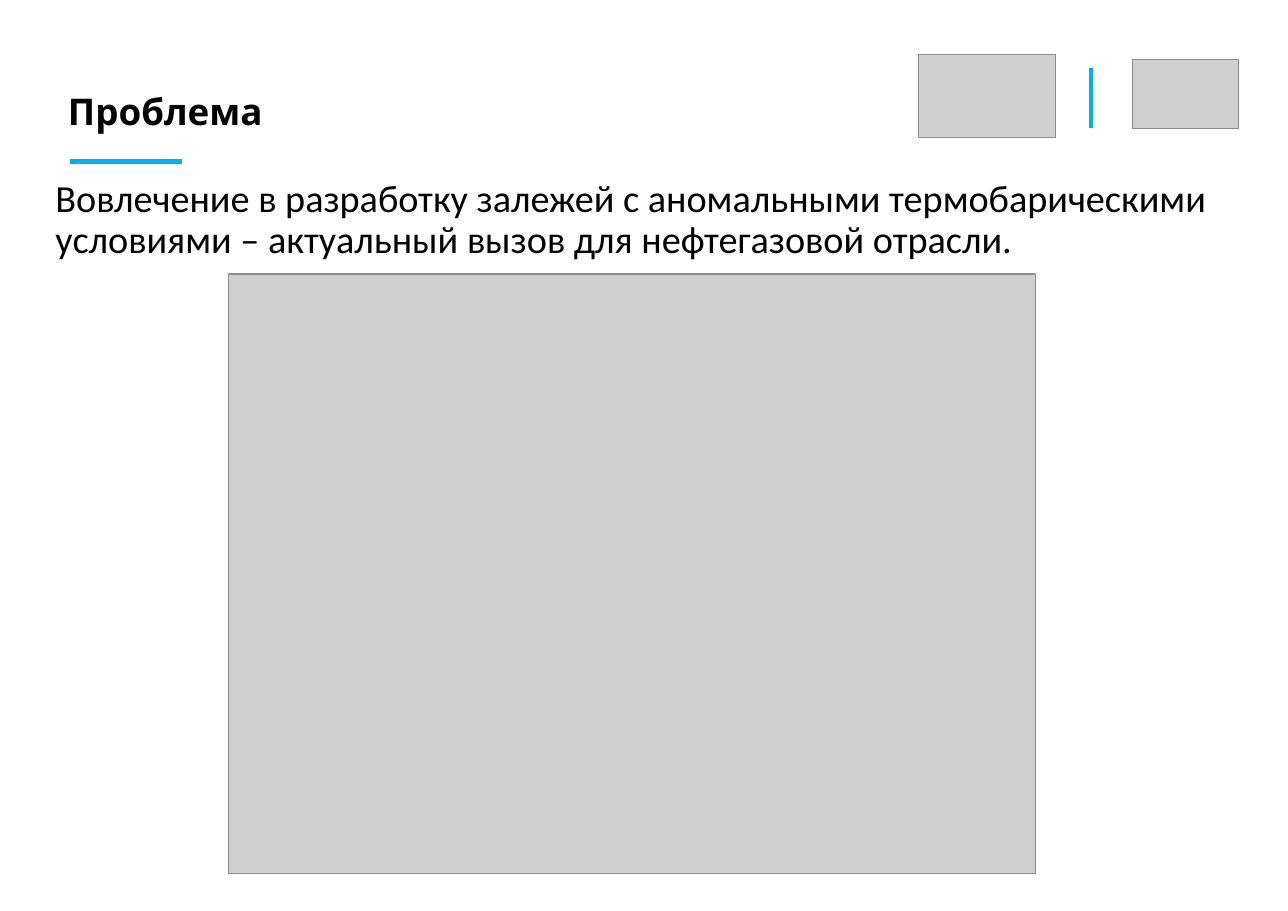
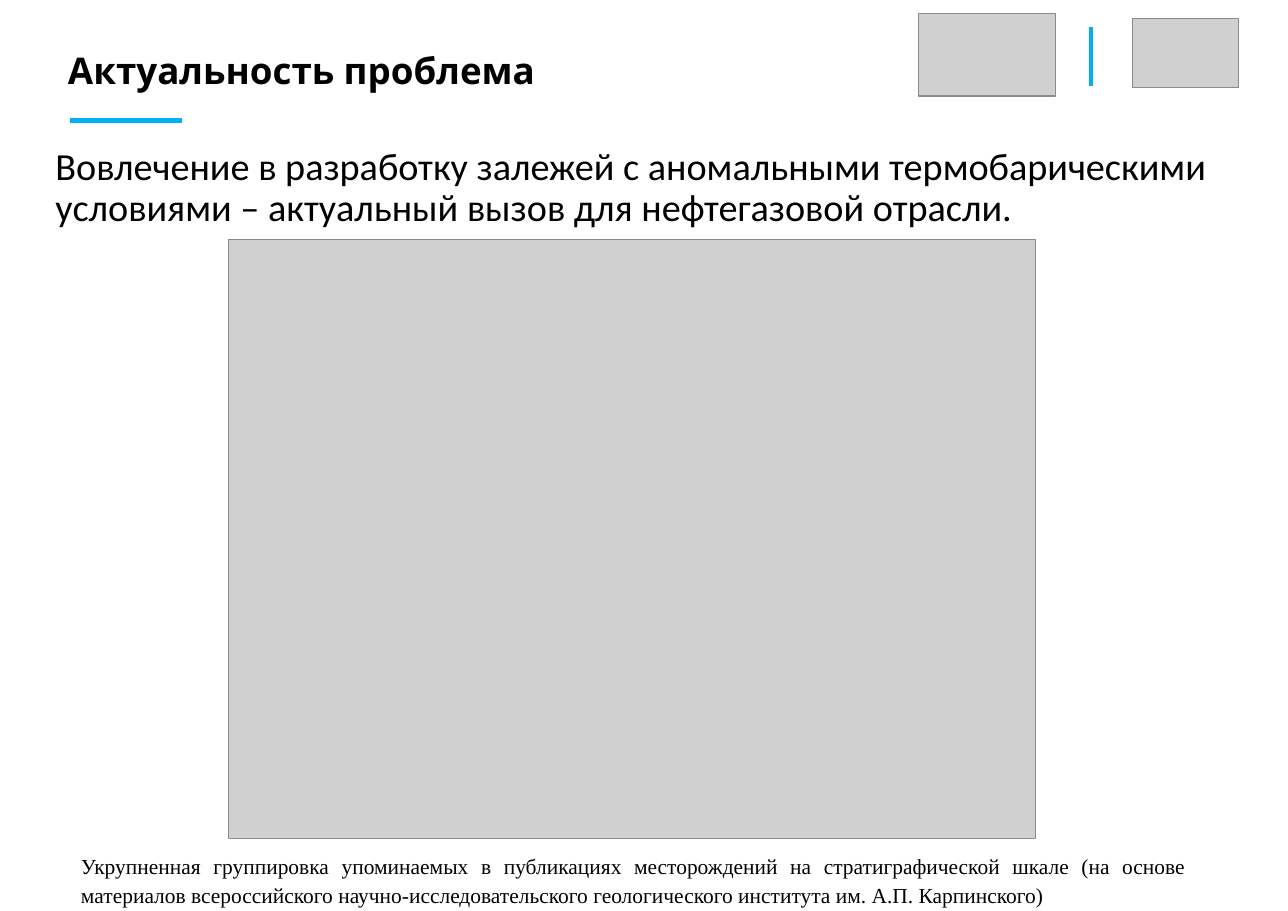
Before and after one commit to AlxndrKlbk/PhD_scriptorium, a slide deck: slide 2 of my_articles/3_course/автореферат/Kolbeko_AB_draft.pptx. Drawn at 1288x911 pixels with LibreOffice and Linux fonts; fonts in the diff are those of the drawing; grey boxes stand for pictures. Boxes give left, top, right and bottom in pixels: in the first picture for what was removed or moved away, otherwise in the second. Text is boxed around its words. In the diff, an @@ line names an element or a change of style, - is before the commit and + after.

```diff
--- a/my_articles/3_course/автореферат/Kolbeko_AB_draft.pptx
+++ b/my_articles/3_course/автореферат/Kolbeko_AB_draft.pptx
@@ 2 pictures, 2 lines: place and size @@
-2 pictures, 2 lines at (71, 54, 1240, 162)
+2 pictures, 2 lines at (71, 13, 1240, 120)
@@ text at (68, 56, 535, 93): text changed @@
-Проблема
+Актуальность проблема
@@ text "Вовлечение в разработку залежей с ...": place and size @@
-text "Вовлечение в разработку залежей с ..." at (55, 186, 1206, 260)
+text "Вовлечение в разработку залежей с ..." at (55, 154, 1206, 228)
@@ picture: place and size @@
-picture at (229, 274, 1037, 874)
+picture at (229, 239, 1037, 838)
@@ text added at (81, 858, 1184, 908), 14 pt, text #000000 @@
+Укрупненная группировка упоминаемых в публикациях месторождений на стратиграфической шкале (на основе материалов всероссийского научно-исследовательского геологического института им. А.П. Карпинского)
```
Also in this commit, not shown: 4 other slides changed, 3 slides added, 2 slides removed, 2 other files.
